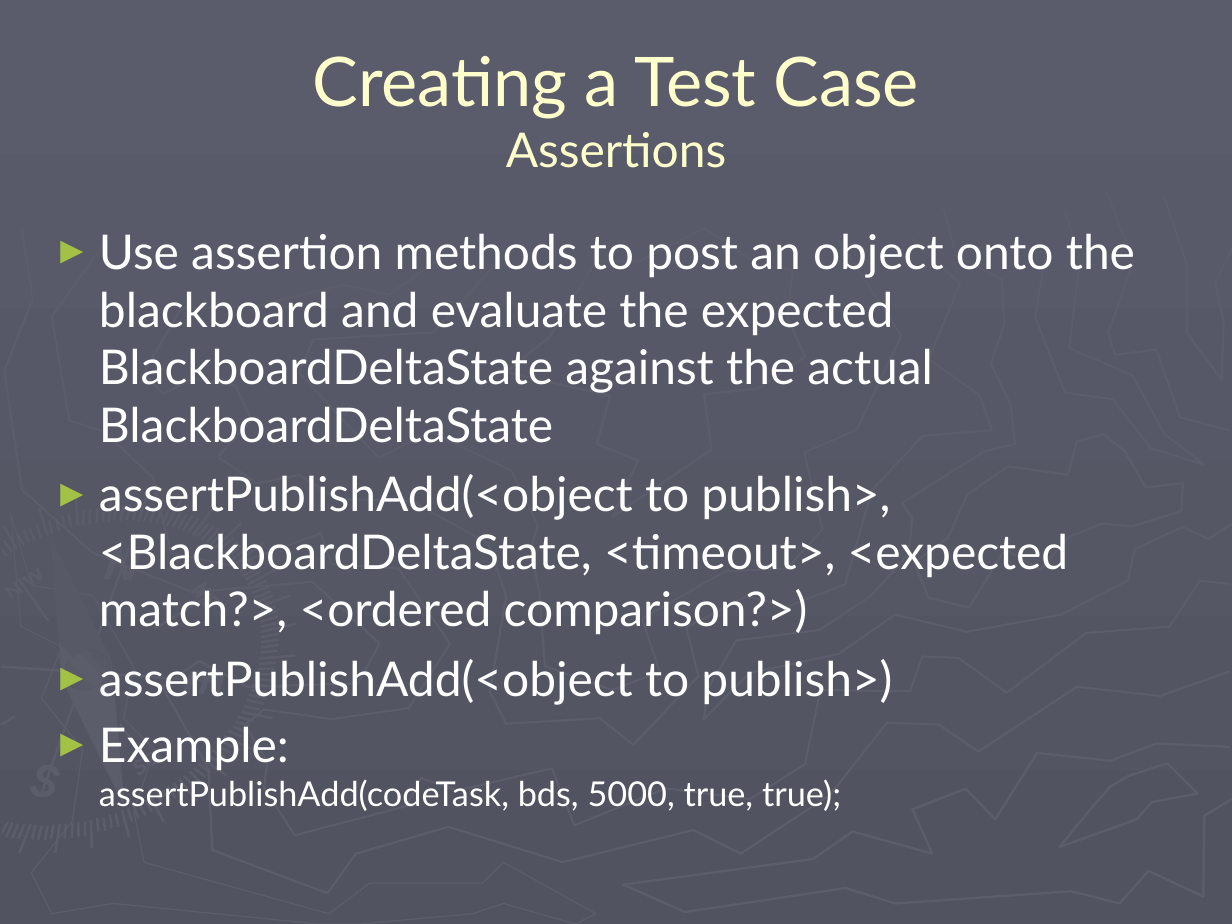
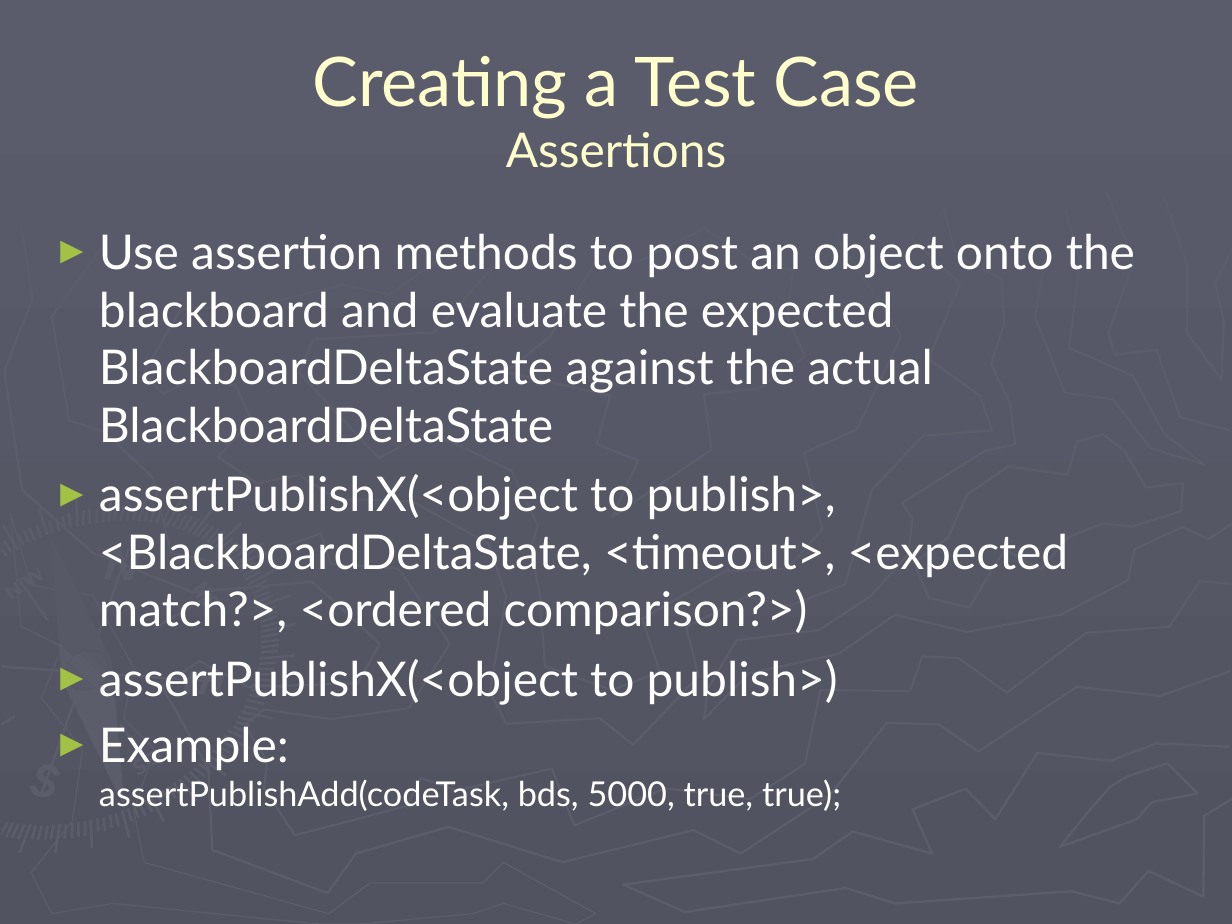
Before and after one commit to codeaudit/cougaar-cougaarunit, a slide deck: slide 10 of CougaarUnit/CougaarUnit Training.ppt. Drawn at 1232x924 pixels with LibreOffice and Linux fonts; fonts in the diff are those of the drawing. Boxes give left, top, right and bottom in pixels: in the first picture for what was removed or moved away, otherwise in the second. Text is boxed around its words. In the diff, an @@ line names an element or a change of style, - is before the commit and + after.

```diff
--- a/CougaarUnit/CougaarUnit Training.ppt
+++ b/CougaarUnit/CougaarUnit Training.ppt
@@ text at (99,474,1069,705): text changed @@
-► assertPublishAdd(<object to publish>, <BlackboardDeltaState, <timeout>, <expected match?>, <ordered comparison?>)
-► assertPublishAdd(<object to publish>)
+► assertPublishX(<object to publish>, <BlackboardDeltaState, <timeout>, <expected match?>, <ordered comparison?>)
+► assertPublishX(<object to publish>)
```
Also in this commit, not shown: 3 other slides changed.
